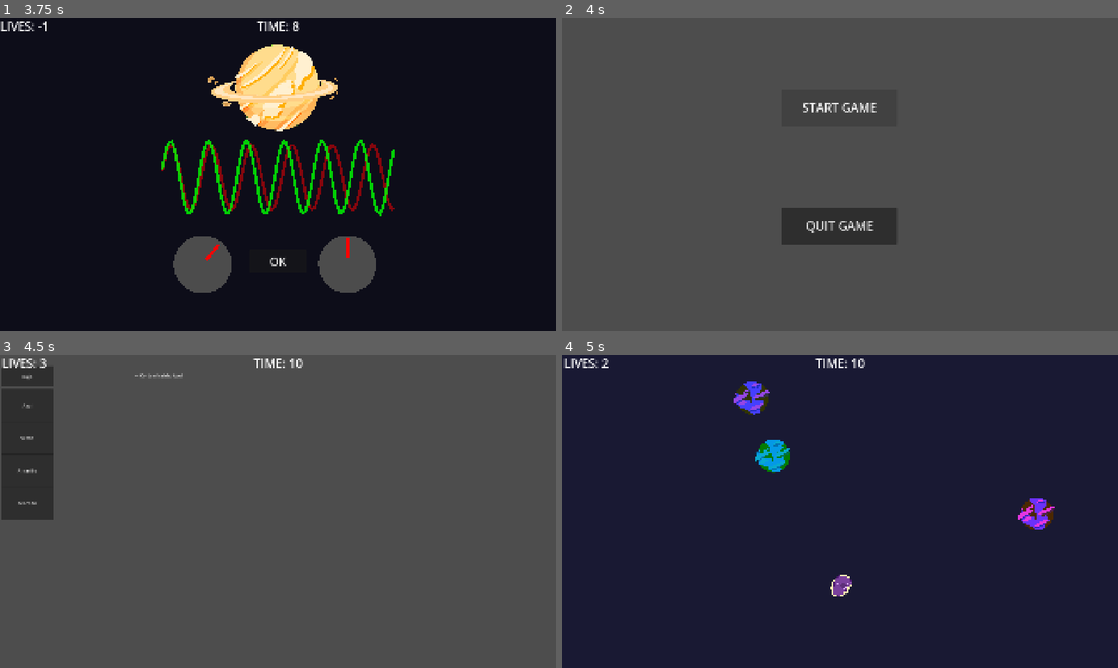
Above: before the commit, frames 1-4 (two rows, left to right).
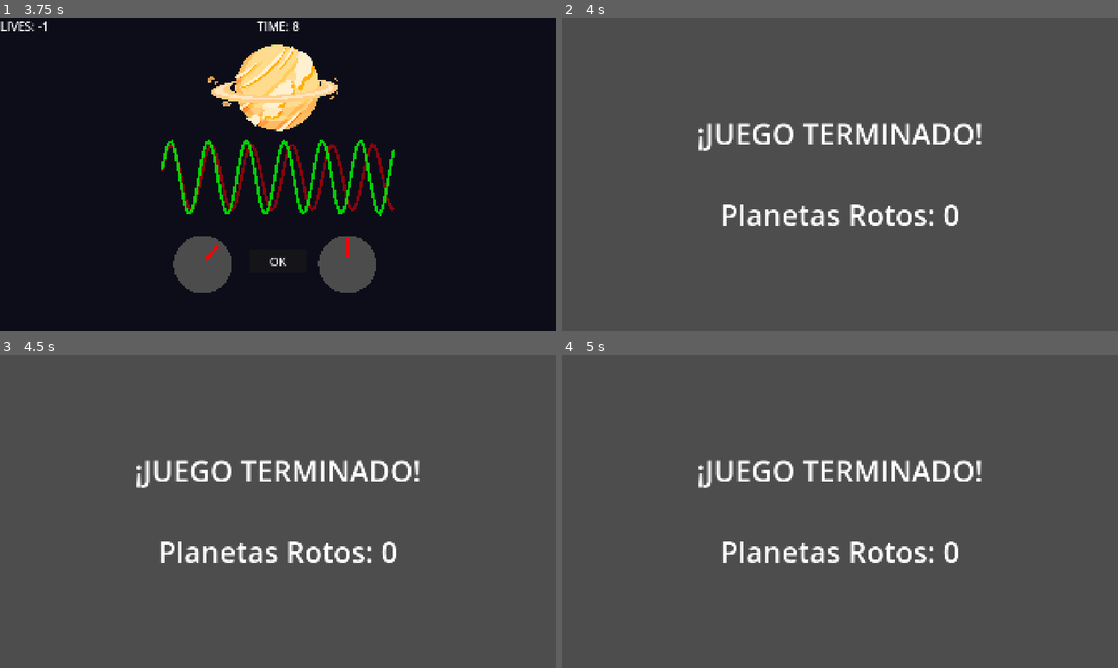
Above: after the commit, the same moments.

Repository: saangosu/BREAK-THE-WORLD-unisabana-gamejam-2026
Game: Godot game, scene res://scenes/main_scene.tscn
Same seed, same stepped clock (60 frames per second), same inputs: the game is played once before the commit and once after it.
Inputs (mouse positions are in pixels of both pictures, inside the frame that each line leads up to):
- Up to frame 1 (3.75 s): click "START GAME" at 0.5 s; click "OK" at 1.25 s; click "OK" at 2 s; click "OK" at 2.75 s; tap Enter (ui_accept) at 3.5 s; drag from (200, 265) to (333, 105) at 3.52 s
- Up to frame 2 (4 s): no input
- Up to frame 3 (4.5 s): click (278, 445) at 4.25 s, where only the run before the commit has a clickable "START GAME"
- Up to frame 4 (5 s): no input

Frame 1 is identical in both runs. In frame 2, 5.0% of the frame differs, in the area x 24-76%, y 27-73%; in frame 3, 7.7%; in frame 4, 100%, in the area x 0-100%, y 0-100%.

Commit message:
fix art minigame 2

Diff:
--- a/Breaking News THE UNIVERSE/scenes/minigame_2/minigame_2.tscn
+++ b/Breaking News THE UNIVERSE/scenes/minigame_2/minigame_2.tscn
@@ -2,19 +2,37 @@
 
 [ext_resource type="Script" uid="uid://bo5fkdx8lwap3" path="res://scripts/minigame_2_manager.gd" id="1_mgr"]
 
-[node name="Minigame2" type="Node2D" unique_id=1349073295]
+[node name="Minigame2" type="Node2D" unique_id=1696170510]
 script = ExtResource("1_mgr")
 
-[node name="Background" type="ColorRect" parent="." unique_id=1637525103]
-anchors_preset = 15
-anchor_right = 1.0
-anchor_bottom = 1.0
+[node name="Background" type="ColorRect" parent="." unique_id=862905061]
 offset_right = 1920.0
 offset_bottom = 1080.0
 mouse_filter = 2
 color = Color(0.1, 0.1, 0.2, 1)
 
-[node name="AsteroidSpawnPoint" type="Marker2D" parent="." unique_id=430254879]
-position = Vector2(300, 540)
+[node name="SlingshotBase" type="Node2D" parent="." unique_id=643290530]
 
-[node name="PlanetContainer" type="Node2D" parent="." unique_id=1658904438]
+[node name="BackBand" type="Line2D" parent="SlingshotBase" unique_id=1973366046]
+points = PackedVector2Array(1060, 780, 960, 850)
+width = 8.0
+default_color = Color(0.1, 0.7, 0.9, 1)
+
+[node name="MetalBase" type="Polygon2D" parent="SlingshotBase" unique_id=1109006821]
+color = Color(0.75, 0.8, 0.9, 1)
+polygon = PackedVector2Array(940, 1080, 980, 1080, 970, 900, 1080, 790, 1060, 780, 960, 870, 860, 780, 840, 790, 950, 900)
+
+[node name="MetalAccents" type="Polygon2D" parent="SlingshotBase" unique_id=245952361]
+color = Color(0.4, 0.45, 0.55, 1)
+polygon = PackedVector2Array(950, 1080, 970, 1080, 965, 910, 1060, 810, 1050, 800, 960, 880, 870, 800, 860, 810, 955, 910)
+
+[node name="FrontBand" type="Line2D" parent="SlingshotBase" unique_id=650860629]
+z_index = 2
+points = PackedVector2Array(860, 780, 960, 850)
+width = 8.0
+default_color = Color(0.2, 0.9, 1, 1)
+
+[node name="AsteroidSpawnPoint" type="Marker2D" parent="." unique_id=1976928829]
+position = Vector2(960, 850)
+
+[node name="PlanetContainer" type="Node2D" parent="." unique_id=718857676]
--- a/Breaking News THE UNIVERSE/scripts/game_manager.gd
+++ b/Breaking News THE UNIVERSE/scripts/game_manager.gd
@@ -3,7 +3,7 @@
 
 # constants
 const max_time := 10.0
-const min_time := 1.0
+const min_time := 3.0
 const max_lives := 3
 
 # onreadies
@@ -61,8 +61,7 @@
 
 func select_minigame() -> void:
 	if unplayed_levels.is_empty():
-		show_final_score()
-		return
+		unplayed_levels = levels.duplicate()
 
 	var level_index = randi_range(0, unplayed_levels.size() - 1)
 	var minigame_scene : Minigame = switch_current_scene(unplayed_levels[level_index])
@@ -133,7 +132,7 @@
 	if current_lives > 0:
 		select_minigame()
 	else:
-		load_main_menu()
+		show_final_score()
 
 func start_game() -> void:
 	current_lives = 3
--- a/Breaking News THE UNIVERSE/scripts/minigame_2_manager.gd
+++ b/Breaking News THE UNIVERSE/scripts/minigame_2_manager.gd
@@ -9,6 +9,12 @@
 
 @onready var spawn_point = $AsteroidSpawnPoint
 @onready var planet_container = $PlanetContainer
+@onready var front_band = $SlingshotBase/FrontBand
+@onready var back_band = $SlingshotBase/BackBand
+
+var band_left_prong = Vector2(860, 780)
+var band_right_prong = Vector2(1060, 780)
+var idle_center = Vector2(960, 850)
 
 var current_asteroid = null
 var planets_to_destroy = 3
@@ -22,7 +28,7 @@
 	setup_ui()
 
 	# Centro inferior de la pantalla (1920x1080)
-	spawn_point.position = Vector2(960, 800)
+	spawn_point.position = Vector2(960, 850)
 	spawn_asteroid()
 
 	# Spawneamos 3 planetas al mismo tiempo en diferentes alturas
@@ -184,3 +190,19 @@
 		if BGM_player:
 			BGM_player.stop()
 		play_sound(sfx_lose, -2.0)
+
+func _process(delta):
+	if is_instance_valid(current_asteroid):
+		if not current_asteroid.launched:
+			front_band.visible = true
+			back_band.visible = true
+			# La goma persigue al asteroide
+			front_band.set_point_position(1, current_asteroid.global_position)
+			back_band.set_point_position(1, current_asteroid.global_position)
+		else:
+			# Si ya se lanzó, esconder bandas temporalmente
+			front_band.visible = false
+			back_band.visible = false
+	else:
+		front_band.visible = false
+		back_band.visible = false
--- a/Breaking News THE UNIVERSE/scripts/minigame_6/minigame_6.gd
+++ b/Breaking News THE UNIVERSE/scripts/minigame_6/minigame_6.gd
@@ -88,8 +88,8 @@
 func _attempt_shot():
 	current_state = State.DONE
 
-	var power_perfect = abs(stored_power - 0.5) <= 0.08
-	var dir_perfect = abs(stored_direction - 0.5) <= 0.08
+	var power_perfect = abs(stored_power - 0.5) <= 0.20
+	var dir_perfect = abs(stored_direction - 0.5) <= 0.20
 	var is_win = power_perfect and dir_perfect
 
 	# Calculate target
@@ -98,6 +98,10 @@
 
 	var offset_x = (stored_direction - 0.5) * 1200.0
 	var target_x = planet.global_position.x + offset_x
+
+	if is_win:
+		target_x = black_hole.global_position.x
+		target_y = black_hole.global_position.y
 
 	var tween = create_tween()
 	var back_rotation = lerp(10.0, 90.0, stored_power)
Not shown, added: Breaking News THE UNIVERSE/build_slingshot.py
Not shown, added: Breaking News THE UNIVERSE/move_slingshot.py
Not shown, added: Breaking News THE UNIVERSE/update_slingshot2.py
